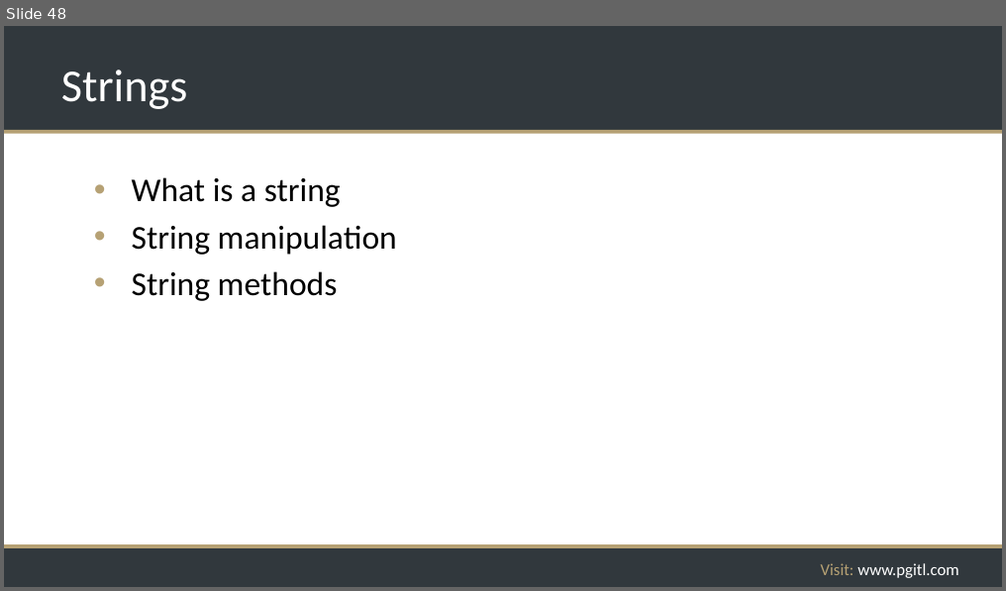
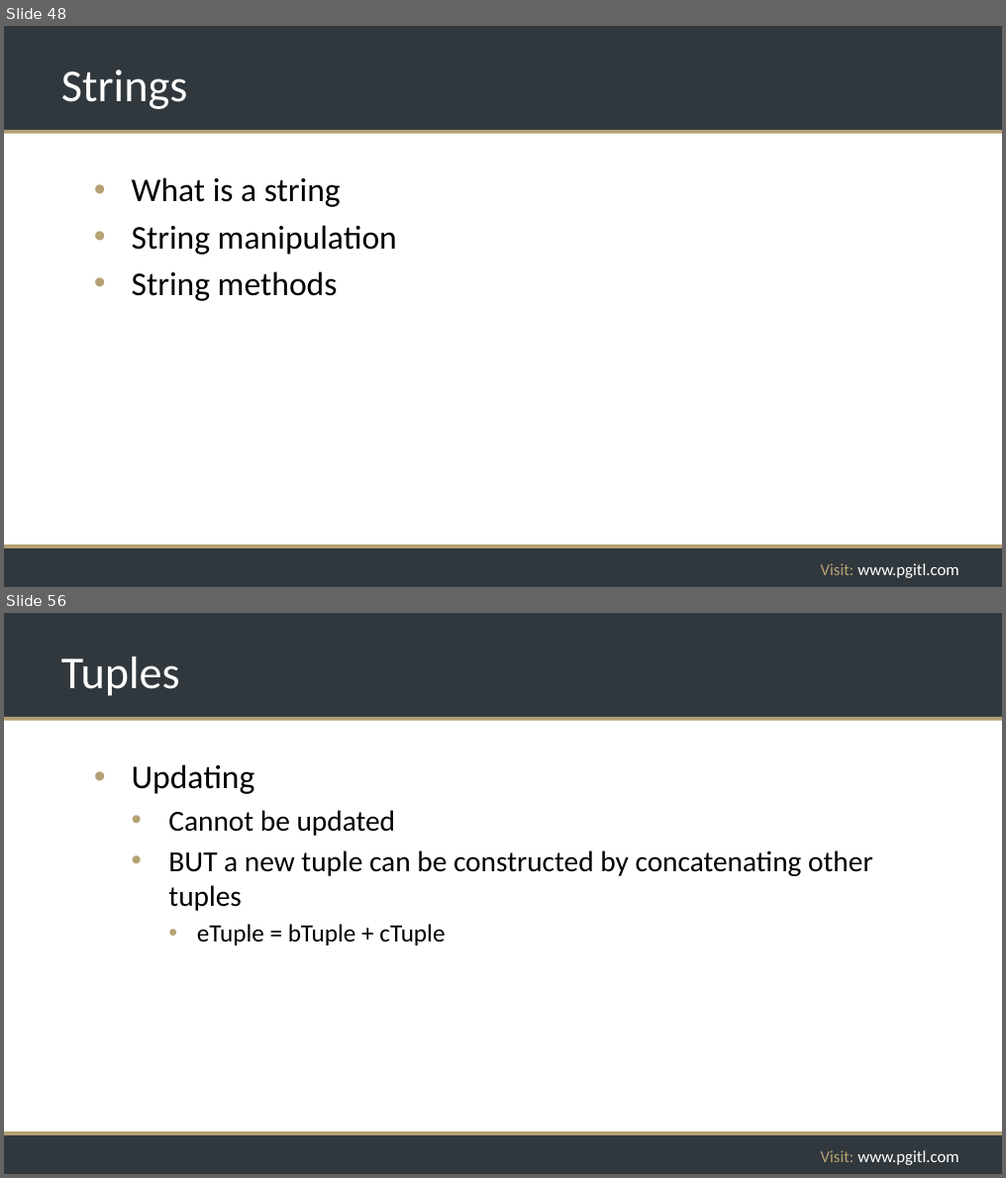
Before and after one commit to rikkouri/project-a, a slide deck: Programming Foundations.pptx. Shown one above the other, each under a label of ours: slide 48 before the commit, slides 48 and 56 after it; the slides between them are not shown. The pictures are 1006x591 and 1006x1178 pixels, drawn with LibreOffice and Linux fonts; fonts in the diff are those of the drawing; background and template pictures are left out. Boxes give left, top, right and bottom in pixels: in the first picture for what was removed or moved away, otherwise in the second. Text is boxed around its words. In the diff, an @@ line names an element or a change of style, - is before the commit and + after.

```diff
--- a/Programming Foundations.pptx
+++ b/Programming Foundations.pptx
@@ slide 56 added at (x1=4, y1=613, x2=1002, y2=1174), background #FFFFFF; not listed: 5 template elements that a slide beside it also shows @@
@@ title added at (x1=61, y1=657, x2=180, y2=696), 44 pt, text #FFFFFF @@
+Tuples
@@ text added at (x1=132, y1=764, x2=873, y2=946), 28 pt, text #000000 @@
+• Updating
+  • Cannot be updated
+  • BUT a new tuple can be constructed by concatenating other tuples
+    • eTuple = bTuple + cTuple
```
Also in this commit, not shown: 1 slide changed, 6 other slides added.
